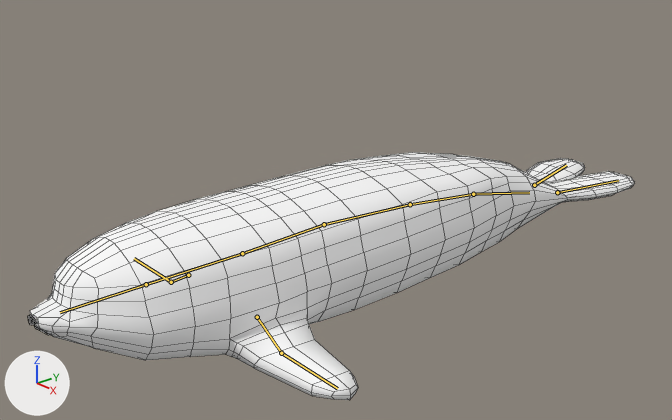
What one commit did to the Blender file Blender/Animals/Seal/Animations/SwimForwardFixed.blend.
One viewpoint serves both versions: a 50 mm lens placed at (3.95, -4.44, 3.15), pointed at (-0.18, -0.93, 1.02). Lighting does not change. The marker at lower left points along +X, +Y and +Z. The bones that bend it are drawn over the model as lines. Mesh edges are drawn as thin lines.
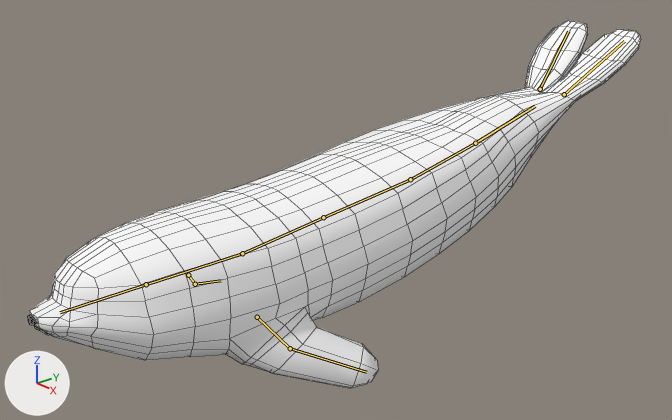
The newer file adds an action. The first version stands in its rest pose; the second is drawn at frame 1 of the action 'ArmatureAction.001'.

Boxes [x1, y1, x2, y2] around the edits, measured in the pictures (672 x 420 px):
```json
{"object": "Cube.002", "change": "posed", "before": [28, 152, 635, 400], "after": [28, 20, 641, 388], "on screen": "48% taller"}
{"bone": "Body3", "before": "(242, 253) to (324, 224)", "after": "(242, 253) to (323, 217)"}
{"bone": "Body4", "before": "(324, 224) to (410, 204)", "after": "(323, 217) to (410, 179)"}
{"bone": "Body5", "before": "(410, 204) to (473, 194)", "after": "(410, 179) to (475, 143)"}
{"bone": "Body6", "before": "(473, 194) to (529, 192)", "after": "(475, 143) to (535, 106)"}
{"bone": "LeftBackFlipper", "before": "(557, 192) to (618, 180)", "after": "(564, 94) to (624, 41)"}
{"bone": "RightBackFlipper", "before": "(534, 185) to (566, 165)", "after": "(540, 89) to (568, 31)"}
{"bone": "LeftUpperFlipper", "before": "(257, 317) to (281, 353)", "after": "(257, 317) to (290, 348)"}
{"bone": "LeftLowerFlipper", "before": "(281, 353) to (337, 388)", "after": "(290, 348) to (366, 372)"}
{"bone": "RightUpperFlipper", "before": "(188, 275) to (171, 282)", "after": "(188, 275) to (195, 284)"}
{"bone": "RightLowerFlipper", "before": "(171, 282) to (134, 258)", "after": "(195, 284) to (221, 280)"}
```

Edits to the scene script, one JSON object a line:
```json
{"block": "bone_body3", "where": "bone_body3 = bpy.data.objects['Armature'].pose.bones['Body3']  # child of 'Body2'"}
{"op": "set", "path": "bone_body3.rotation_quaternion", "old": "(1.0, 0.0, 0.0, 0.0)", "new": "(0.999, 0.039, 0.0, 0.0)", "note": "degrees (0, 0, 0) -> degrees (4, 0, 0)"}
{"block": "bone_body4", "where": "bone_body4 = bpy.data.objects['Armature'].pose.bones['Body4']  # child of 'Body3'"}
{"op": "set", "path": "bone_body4.rotation_quaternion", "old": "(1.0, 0.0, 0.0, 0.0)", "new": "(0.999, 0.049, 0.0, 0.0)", "note": "degrees (0, 0, 0) -> degrees (6, 0, 0)"}
{"block": "bone_body5", "where": "bone_body5 = bpy.data.objects['Armature'].pose.bones['Body5']  # child of 'Body4'"}
{"op": "set", "path": "bone_body5.rotation_quaternion", "old": "(1.0, 0.0, 0.0, 0.0)", "new": "(0.998, 0.067, 0.0, 0.0)", "note": "degrees (0, 0, 0) -> degrees (8, 0, 0)"}
{"block": "bone_body6", "where": "bone_body6 = bpy.data.objects['Armature'].pose.bones['Body6']  # child of 'Body5'"}
{"op": "set", "path": "bone_body6.rotation_quaternion", "old": "(1.0, 0.0, 0.0, 0.0)", "new": "(0.997, 0.076, 0.0, 0.0)", "note": "degrees (0, 0, 0) -> degrees (9, 0, 0)"}
{"block": "bone_leftbackflipper", "where": "bone_leftbackflipper = bpy.data.objects['Armature'].pose.bones['LeftBackFlipper']  # child of 'Body6'"}
{"op": "set", "path": "bone_leftbackflipper.rotation_quaternion", "old": "(1.0, 0.0, 0.0, 0.0)", "new": "(0.996, 0.079, 0.019, -0.018)", "note": "degrees (0, 0, 0) -> degrees (9, 2, -2)"}
{"block": "bone_rightbackflipper", "where": "bone_rightbackflipper = bpy.data.objects['Armature'].pose.bones['RightBackFlipper']  # child of 'Body6'"}
{"op": "set", "path": "bone_rightbackflipper.rotation_quaternion", "old": "(1.0, 0.0, 0.0, 0.0)", "new": "(0.996, 0.079, -0.019, 0.018)", "note": "degrees (0, 0, 0) -> degrees (9, -2, 2)"}
{"block": "bone_leftupperflipper", "where": "bone_leftupperflipper = bpy.data.objects['Armature'].pose.bones['LeftUpperFlipper']  # child of 'Body2'"}
{"op": "set", "path": "bone_leftupperflipper.rotation_quaternion", "old": "(1.0, 0.0, 0.0, 0.0)", "new": "(0.96, 0.215, 0.067, 0.169)", "note": "degrees (0, 0, 0) -> degrees (26, 3, 21)"}
{"block": "bone_leftlowerflipper", "where": "bone_leftlowerflipper = bpy.data.objects['Armature'].pose.bones['LeftLowerFlipper']  # child of 'LeftUpperFlipper'"}
{"op": "set", "path": "bone_leftlowerflipper.rotation_quaternion", "old": "(1.0, 0.0, 0.0, 0.0)", "new": "(0.951, 0.201, 0.106, 0.21)", "note": "degrees (0, 0, 0) -> degrees (25, 7, 26)"}
{"block": "bone_rightupperflipper", "where": "bone_rightupperflipper = bpy.data.objects['Armature'].pose.bones['RightUpperFlipper']  # child of 'Body2'"}
{"op": "set", "path": "bone_rightupperflipper.rotation_quaternion", "old": "(1.0, 0.0, 0.0, 0.0)", "new": "(0.953, 0.26, -0.063, -0.14)", "note": "degrees (0, 0, 0) -> degrees (31, -3, -17)"}
{"block": "bone_rightlowerflipper", "where": "bone_rightlowerflipper = bpy.data.objects['Armature'].pose.bones['RightLowerFlipper']  # child of 'RightUpperFlipper'"}
{"op": "set", "path": "bone_rightlowerflipper.rotation_quaternion", "old": "(1.0, 0.0, 0.0, 0.0)", "new": "(0.958, 0.144, -0.118, -0.22)", "note": "degrees (0, 0, 0) -> degrees (19, -9, -27)"}
```
